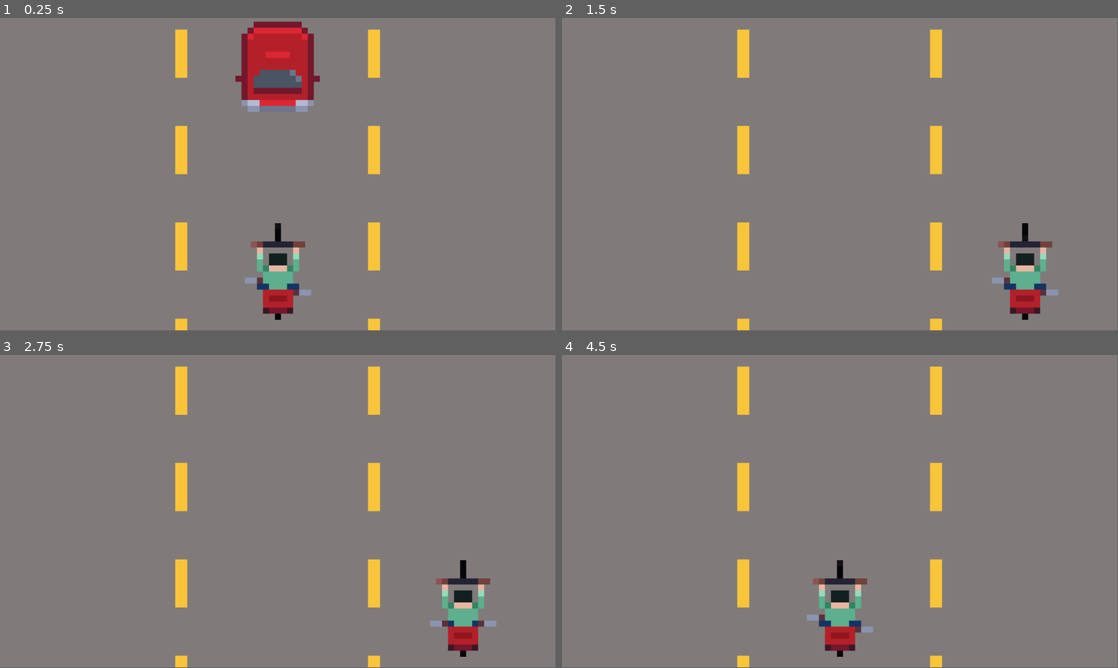
Above: before the commit, frames 1-4 (two rows, left to right).
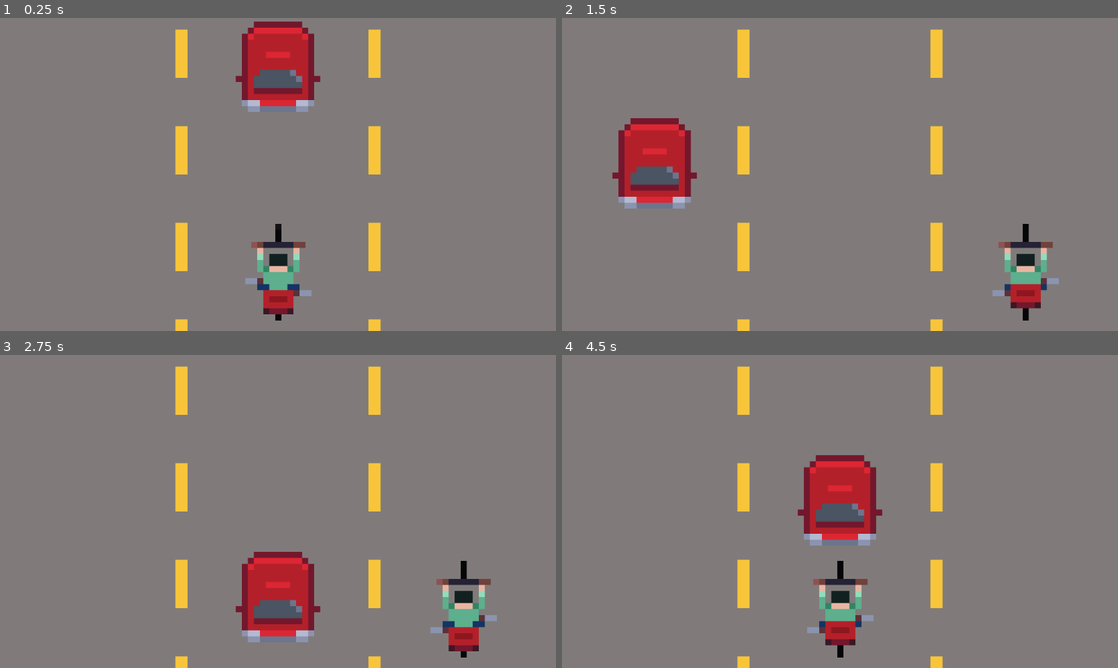
Above: after the commit, the same moments.

Repository: Kolin63/DoorDasher
Game: Godot game, scene res://main.tscn
Two runs of this game, one before a commit and one after it. Both use one fixed random seed, a clock stepped at 60 frames per second and the inputs below.
Inputs:
- Up to frame 1 (0.25 s): no input
- Up to frame 2 (1.5 s): hold D (move_right) 0.53-1.28 s; hold S (move_down) from 1.28 s (still down)
- Up to frame 3 (2.75 s): release S (move_down) at 2.03 s; hold D (move_right) from 2.03 s (still down)
- Up to frame 4 (4.5 s): release D (move_right) at 2.78 s; hold W (move_up) 2.78-3.53 s; hold A (move_left) from 3.53 s (still down)
In our replay, the window is 799x449 before the commit and 800x450 after it. These sizes can differ from the game's own. Grey fills any space a smaller window leaves; there, only what the larger window draws over its background counts as a difference.

The runs differ from the first frame. In frame 1, 0.7% of the frame differs, in the area x 31-69%, y 1-100%; in frame 2, 4.7%, in the area x 9-90%, y 3-100%; in frame 3, 4.4%; in frame 4, 4.7%.

Commit message:
player animations and infite cars

Diff:
--- a/Car.gd
+++ b/Car.gd
@@ -1,10 +1,10 @@
 extends Area2D
-var speed = 400
+var speed = 800
+var lane = 0
 
 func _ready():
 	position.y = -105
-
-	var lane = randi_range(-1, 1)
+	lane = randi_range(-1, 1)
 	if lane < 0:
 		lane = -1
 		position.x = 192
@@ -14,6 +14,5 @@
 		lane = 1
 		position.x = 960
 
-
 func _process(delta):
-	position.y += 800 * delta
+	position.y += speed * delta
--- /dev/null
+++ b/CarSpawnTimer.gd
@@ -0,0 +1,11 @@
+extends Timer
+
+
+# Called when the node enters the scene tree for the first time.
+func _ready():
+	$Car
+
+
+# Called every frame. 'delta' is the elapsed time since the previous frame.
+func _process(delta):
+	pass
--- a/Player.gd
+++ b/Player.gd
@@ -3,9 +3,11 @@
 var speed = 400
 var subwaySurfers = true
 var lane = 0
+var laneOffset = 0
 
 
 func _ready():
+	$AnimatedSprite2D.animation = "straight"
 	$AnimatedSprite2D.play()
 
 
@@ -13,26 +15,9 @@
 func _process(delta):
 	if subwaySurfers:
 		subwayMove(delta)
-	else:
-		normalMove(delta)
 
-
-func normalMove(delta):
-	velocity = Vector2.ZERO
-
-	if Input.is_action_pressed("move_up"):
-		velocity.y -= 1
-	if Input.is_action_pressed("move_right"):
-		velocity.x += 1
-	if Input.is_action_pressed("move_left"):
-		velocity.x -= 1
-	if Input.is_action_pressed("move_down"):
-		velocity.y += 1
-
-	if velocity.length() > 0:
-		velocity = velocity.normalized()
-
-	position += velocity * speed * delta
+	if $AnimatedSprite2D.frame == 7 && $AnimatedSprite2D.animation != "death":
+		$AnimatedSprite2D.animation = "straight"
 
 
 func subwayMove(delta):
@@ -40,9 +25,13 @@
 	position.x = 530
 
 	if Input.is_action_just_pressed("move_right"):
+		$AnimatedSprite2D.animation = "right"
 		lane += 1
+		laneOffset = -384
 	if Input.is_action_just_pressed("move_left"):
+		$AnimatedSprite2D.animation = "left"
 		lane -= 1
+		laneOffset = 384
 
 	if lane < 0:
 		lane = -1
@@ -52,6 +41,16 @@
 	if lane > 0:
 		lane = 1
 		position.x = 960
+	position.x += laneOffset
+
+	if laneOffset > 0:
+		laneOffset -= 50
+		if laneOffset < 0:
+			laneOffset = 0
+	if laneOffset < 0:
+		laneOffset += 50
+		if laneOffset > 0:
+			laneOffset = 0
 func die():
 	queue_free()
 
--- a/car.tscn
+++ b/car.tscn
@@ -18,5 +18,3 @@
 
 [node name="CollisionShape2D" type="CollisionShape2D" parent="."]
 shape = SubResource("CapsuleShape2D_e6eya")
-
-[node name="Poopiepants" type="Area2D" parent="."]
--- /dev/null
+++ b/main.gd
@@ -0,0 +1,18 @@
+extends Node2D
+var car_scene = preload("res://car.tscn")
+
+
+# Called when the node enters the scene tree for the first time.
+func _ready():
+	$CarSpawnTimer.start()
+
+
+# Called every frame. 'delta' is the elapsed time since the previous frame.
+func _process(delta):
+	pass
+
+
+func _on_car_spawn_timer_timeout():
+	print("new car")
+	var car = car_scene.instantiate()
+	add_child(car)
--- a/main.tscn
+++ b/main.tscn
@@ -1,11 +1,13 @@
-[gd_scene load_steps=5 format=3 uid="uid://dx65wdbjrhkt2"]
+[gd_scene load_steps=6 format=3 uid="uid://dx65wdbjrhkt2"]
 
+[ext_resource type="Script" path="res://main.gd" id="1_rnxtu"]
 [ext_resource type="PackedScene" uid="uid://k32nnvq80ww8" path="res://player.tscn" id="1_xg5qi"]
 [ext_resource type="Texture2D" uid="uid://dc21v7ldedn0l" path="res://art/doordasherroad.png" id="2_w24fo"]
 [ext_resource type="Script" path="res://Road.gd" id="3_10xwq"]
 [ext_resource type="PackedScene" uid="uid://d0w857be58eqa" path="res://car.tscn" id="4_7jpv8"]
 
 [node name="Road" type="Node2D"]
+script = ExtResource("1_rnxtu")
 
 [node name="Player" parent="." instance=ExtResource("1_xg5qi")]
 position = Vector2(569, 529)
@@ -18,3 +20,7 @@
 script = ExtResource("3_10xwq")
 
 [node name="Car" parent="." instance=ExtResource("4_7jpv8")]
+
+[node name="CarSpawnTimer" type="Timer" parent="."]
+
+[connection signal="timeout" from="CarSpawnTimer" to="." method="_on_car_spawn_timer_timeout"]
--- a/player.tscn
+++ b/player.tscn
@@ -1,8 +1,104 @@
-[gd_scene load_steps=14 format=3 uid="uid://k32nnvq80ww8"]
+[gd_scene load_steps=38 format=3 uid="uid://k32nnvq80ww8"]
 
 [ext_resource type="Script" path="res://Player.gd" id="1_c10qi"]
 [ext_resource type="Texture2D" uid="uid://bvcw2vamupjfg" path="res://art/doordasherplayertopdown.png" id="2_q442x"]
 
+[sub_resource type="AtlasTexture" id="AtlasTexture_ijqgv"]
+atlas = ExtResource("2_q442x")
+region = Rect2(3840, 0, 160, 160)
+
+[sub_resource type="AtlasTexture" id="AtlasTexture_h1r5y"]
+atlas = ExtResource("2_q442x")
+region = Rect2(4000, 0, 160, 160)
+
+[sub_resource type="AtlasTexture" id="AtlasTexture_knudb"]
+atlas = ExtResource("2_q442x")
+region = Rect2(4160, 0, 160, 160)
+
+[sub_resource type="AtlasTexture" id="AtlasTexture_aovg6"]
+atlas = ExtResource("2_q442x")
+region = Rect2(4320, 0, 160, 160)
+
+[sub_resource type="AtlasTexture" id="AtlasTexture_celxj"]
+atlas = ExtResource("2_q442x")
+region = Rect2(4480, 0, 160, 160)
+
+[sub_resource type="AtlasTexture" id="AtlasTexture_gf5id"]
+atlas = ExtResource("2_q442x")
+region = Rect2(4640, 0, 160, 160)
+
+[sub_resource type="AtlasTexture" id="AtlasTexture_rre5o"]
+atlas = ExtResource("2_q442x")
+region = Rect2(4800, 0, 160, 160)
+
+[sub_resource type="AtlasTexture" id="AtlasTexture_or3ir"]
+atlas = ExtResource("2_q442x")
+region = Rect2(4960, 0, 160, 160)
+
+[sub_resource type="AtlasTexture" id="AtlasTexture_jtbpw"]
+atlas = ExtResource("2_q442x")
+region = Rect2(1280, 0, 160, 160)
+
+[sub_resource type="AtlasTexture" id="AtlasTexture_ei3iu"]
+atlas = ExtResource("2_q442x")
+region = Rect2(1440, 0, 160, 160)
+
+[sub_resource type="AtlasTexture" id="AtlasTexture_ajyn7"]
+atlas = ExtResource("2_q442x")
+region = Rect2(1600, 0, 160, 160)
+
+[sub_resource type="AtlasTexture" id="AtlasTexture_oxasw"]
+atlas = ExtResource("2_q442x")
+region = Rect2(1760, 0, 160, 160)
+
+[sub_resource type="AtlasTexture" id="AtlasTexture_3jfo3"]
+atlas = ExtResource("2_q442x")
+region = Rect2(1920, 0, 160, 160)
+
+[sub_resource type="AtlasTexture" id="AtlasTexture_odyfr"]
+atlas = ExtResource("2_q442x")
+region = Rect2(2080, 0, 160, 160)
+
+[sub_resource type="AtlasTexture" id="AtlasTexture_djckc"]
+atlas = ExtResource("2_q442x")
+region = Rect2(2240, 0, 160, 160)
+
+[sub_resource type="AtlasTexture" id="AtlasTexture_qkmtv"]
+atlas = ExtResource("2_q442x")
+region = Rect2(2400, 0, 160, 160)
+
+[sub_resource type="AtlasTexture" id="AtlasTexture_3atd8"]
+atlas = ExtResource("2_q442x")
+region = Rect2(2560, 0, 160, 160)
+
+[sub_resource type="AtlasTexture" id="AtlasTexture_kit2n"]
+atlas = ExtResource("2_q442x")
+region = Rect2(2720, 0, 160, 160)
+
+[sub_resource type="AtlasTexture" id="AtlasTexture_i7c1e"]
+atlas = ExtResource("2_q442x")
+region = Rect2(2880, 0, 160, 160)
+
+[sub_resource type="AtlasTexture" id="AtlasTexture_4see2"]
+atlas = ExtResource("2_q442x")
+region = Rect2(3040, 0, 160, 160)
+
+[sub_resource type="AtlasTexture" id="AtlasTexture_x0df1"]
+atlas = ExtResource("2_q442x")
+region = Rect2(3200, 0, 160, 160)
+
+[sub_resource type="AtlasTexture" id="AtlasTexture_5oxsx"]
+atlas = ExtResource("2_q442x")
+region = Rect2(3360, 0, 160, 160)
+
+[sub_resource type="AtlasTexture" id="AtlasTexture_2slh7"]
+atlas = ExtResource("2_q442x")
+region = Rect2(3520, 0, 160, 160)
+
+[sub_resource type="AtlasTexture" id="AtlasTexture_m53gb"]
+atlas = ExtResource("2_q442x")
+region = Rect2(3680, 0, 160, 160)
+
 [sub_resource type="AtlasTexture" id="AtlasTexture_kldxr"]
 atlas = ExtResource("2_q442x")
 region = Rect2(0, 0, 160, 160)
@@ -39,6 +135,93 @@
 animations = [{
 "frames": [{
 "duration": 1.0,
+"texture": SubResource("AtlasTexture_ijqgv")
+}, {
+"duration": 1.0,
+"texture": SubResource("AtlasTexture_h1r5y")
+}, {
+"duration": 1.0,
+"texture": SubResource("AtlasTexture_knudb")
+}, {
+"duration": 1.0,
+"texture": SubResource("AtlasTexture_aovg6")
+}, {
+"duration": 1.0,
+"texture": SubResource("AtlasTexture_celxj")
+}, {
+"duration": 1.0,
+"texture": SubResource("AtlasTexture_gf5id")
+}, {
+"duration": 1.0,
+"texture": SubResource("AtlasTexture_rre5o")
+}, {
+"duration": 1.0,
+"texture": SubResource("AtlasTexture_or3ir")
+}],
+"loop": false,
+"name": &"death",
+"speed": 7.5
+}, {
+"frames": [{
+"duration": 1.0,
+"texture": SubResource("AtlasTexture_jtbpw")
+}, {
+"duration": 1.0,
+"texture": SubResource("AtlasTexture_ei3iu")
+}, {
+"duration": 1.0,
+"texture": SubResource("AtlasTexture_ajyn7")
+}, {
+"duration": 1.0,
+"texture": SubResource("AtlasTexture_oxasw")
+}, {
+"duration": 1.0,
+"texture": SubResource("AtlasTexture_3jfo3")
+}, {
+"duration": 1.0,
+"texture": SubResource("AtlasTexture_odyfr")
+}, {
+"duration": 1.0,
+"texture": SubResource("AtlasTexture_djckc")
+}, {
+"duration": 1.0,
+"texture": SubResource("AtlasTexture_qkmtv")
+}],
+"loop": false,
+"name": &"left",
+"speed": 7.5
+}, {
+"frames": [{
+"duration": 1.0,
+"texture": SubResource("AtlasTexture_3atd8")
+}, {
+"duration": 1.0,
+"texture": SubResource("AtlasTexture_kit2n")
+}, {
+"duration": 1.0,
+"texture": SubResource("AtlasTexture_i7c1e")
+}, {
+"duration": 1.0,
+"texture": SubResource("AtlasTexture_4see2")
+}, {
+"duration": 1.0,
+"texture": SubResource("AtlasTexture_x0df1")
+}, {
+"duration": 1.0,
+"texture": SubResource("AtlasTexture_5oxsx")
+}, {
+"duration": 1.0,
+"texture": SubResource("AtlasTexture_2slh7")
+}, {
+"duration": 1.0,
+"texture": SubResource("AtlasTexture_m53gb")
+}],
+"loop": false,
+"name": &"right",
+"speed": 7.5
+}, {
+"frames": [{
+"duration": 1.0,
 "texture": SubResource("AtlasTexture_kldxr")
 }, {
 "duration": 1.0,
@@ -63,7 +246,7 @@
 "texture": SubResource("AtlasTexture_cvb5y")
 }],
 "loop": true,
-"name": &"topdown",
+"name": &"straight",
 "speed": 7.5
 }]
 
@@ -81,7 +264,7 @@
 position = Vector2(7, -3)
 scale = Vector2(1.25, 1.25)
 sprite_frames = SubResource("SpriteFrames_ijma0")
-animation = &"topdown"
+animation = &"straight"
 
 [node name="CollisionShape2D" type="CollisionShape2D" parent="."]
 shape = SubResource("CapsuleShape2D_akwtf")
--- a/project.godot
+++ b/project.godot
@@ -14,6 +14,10 @@
 run/main_scene="res://main.tscn"
 config/features=PackedStringArray("4.2", "GL Compatibility")
 config/icon="res://icon.svg"
+
+[display]
+
+window/stretch/mode="canvas_items"
 
 [input]
 
Binary file changed: art/doordasherplayertopdown.png
